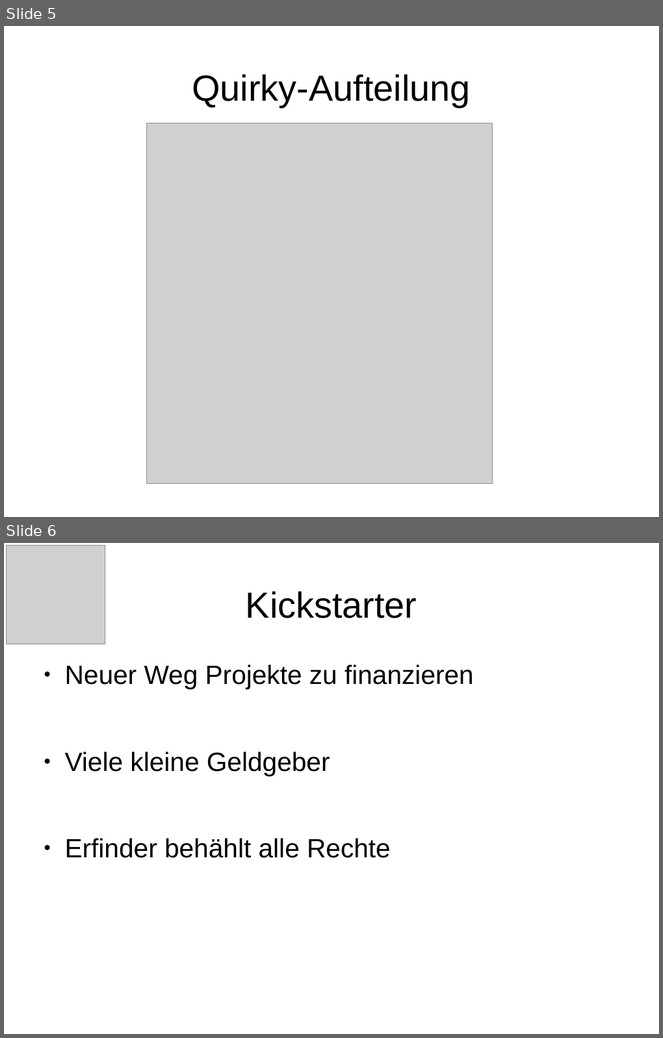
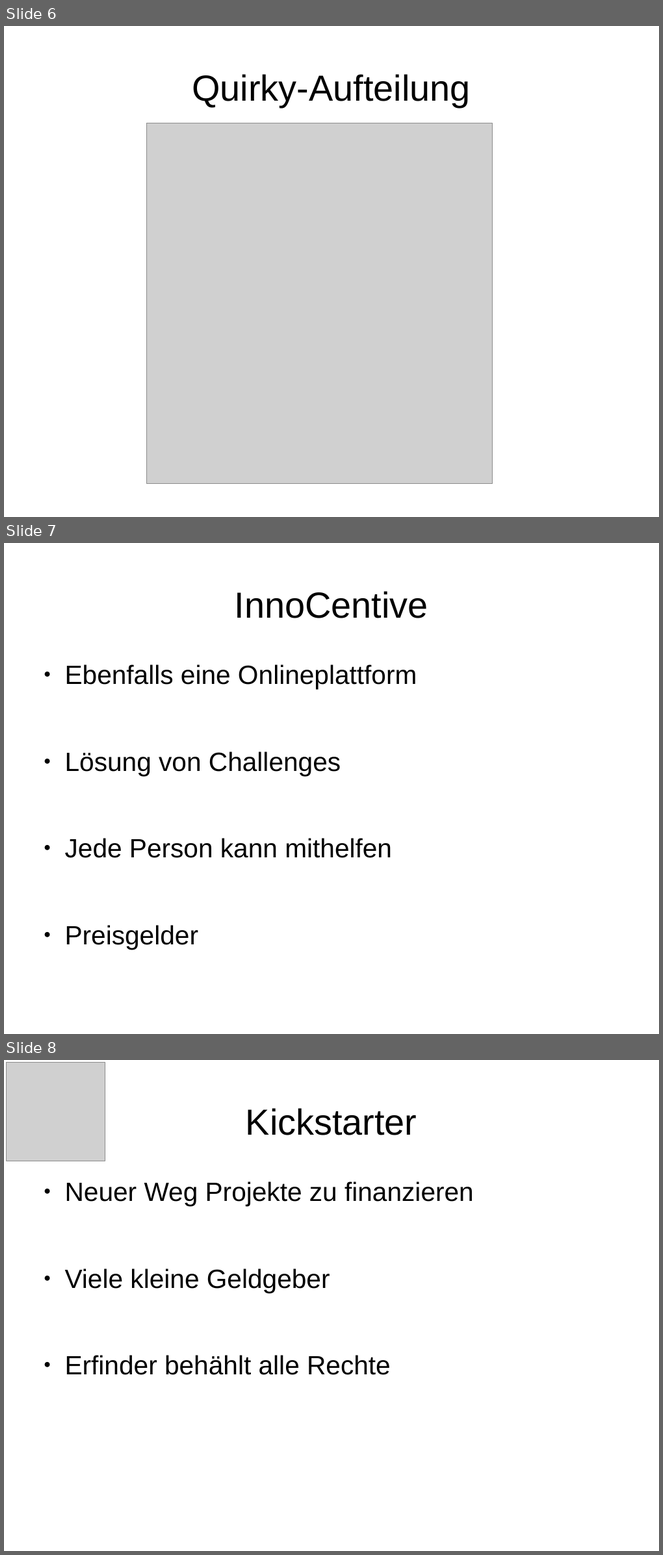
Before and after one commit to Anton1718/IMM_SocialMediaInADevelopmentProcess4711, a slide deck: Folien-Fallbeispiel.odp. Shown one above the other, each under a label of ours: slides 5 and 6 before the commit, slides 6, 7 and 8 after it. The pictures are 663x1038 and 663x1555 pixels, drawn with LibreOffice and Linux fonts; fonts in the diff are those of the drawing; grey boxes stand for pictures. Boxes give left, top, right and bottom in pixels: in the first picture for what was removed or moved away, otherwise in the second. Text is boxed around its words. In the diff, an @@ line names an element or a change of style, - is before the commit and + after.

```diff
--- a/Folien-Fallbeispiel.odp
+++ b/Folien-Fallbeispiel.odp
@@ slide 7 added at (4,543,659,1034), background #FFFFFF @@
@@ title added at (235,591,428,618), 44 pt, text #000000 @@
+InnoCentive
@@ text added at (65,665,417,949), 32 pt, text #000000 @@
+● Ebenfalls eine Onlineplattform
+● Lösung von Challenges
+● Jede Person kann mithelfen
+● Preisgelder
@@ what was slide 5 is now slide 6 @@
@@ what was slide 6 is now slide 8 @@
```
Also in this commit, not shown: 1 other slide added, 1 other file.
